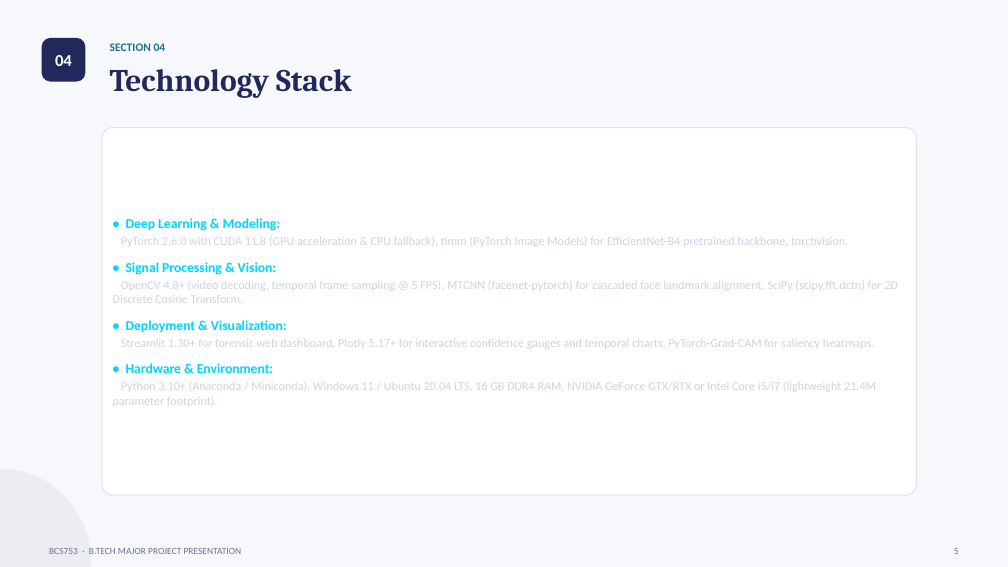
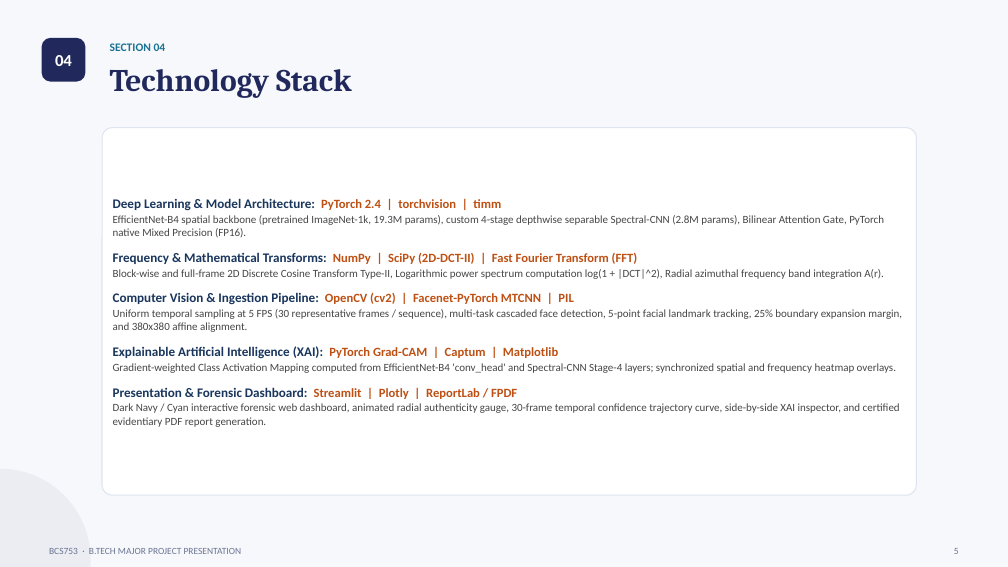
Before and after one commit to DevRanaKaila/DeepGuard-AI, a slide deck: slide 5 of BCS753_Major_Project_Presentation_FINAL.pptx. Drawn at 1008x567 pixels with LibreOffice and Linux fonts; fonts in the diff are those of the drawing. Boxes give left, top, right and bottom in pixels: in the first picture for what was removed or moved away, otherwise in the second. Text is boxed around its words. In the diff, an @@ line names an element or a change of style, - is before the commit and + after.

```diff
--- a/BCS753_Major_Project_Presentation_FINAL.pptx
+++ b/BCS753_Major_Project_Presentation_FINAL.pptx
@@ text in rounded rectangle at (113,198,902,427): text changed; size 11.5 to 10.5 pt; text colour #CBD5E1 to #464646 @@
-• Deep Learning & Modeling:
-PyTorch 2.6.0 with CUDA 11.8 (GPU acceleration & CPU fallback), timm (PyTorch Image Models) for EfficientNet-B4 pretrained backbone, torchvision.
-• Signal Processing & Vision:
-OpenCV 4.8+ (video decoding, temporal frame sampling @ 5 FPS), MTCNN (facenet-pytorch) for cascaded face landmark alignment, SciPy (scipy.fft.dctn) for 2D Discrete Cosine Transform.
-• Deployment & Visualization:
-Streamlit 1.30+ for forensic web dashboard, Plotly 5.17+ for interactive confidence gauges and temporal charts, PyTorch-Grad-CAM for saliency heatmaps.
-• Hardware & Environment:
-Python 3.10+ (Anaconda / Miniconda), Windows 11 / Ubuntu 20.04 LTS, 16 GB DDR4 RAM, NVIDIA GeForce GTX/RTX or Intel Core i5/i7 (lightweight 21.4M parameter footprint).
+Deep Learning & Model Architecture: PyTorch 2.4 | torchvision | timm
+EfficientNet-B4 spatial backbone (pretrained ImageNet-1k, 19.3M params), custom 4-stage depthwise separable Spectral-CNN (2.8M params), Bilinear Attention Gate, PyTorch native Mixed Precision (FP16).
+Frequency & Mathematical Transforms: NumPy | SciPy (2D-DCT-II) | Fast Fourier Transform (FFT)
+Block-wise and full-frame 2D Discrete Cosine Transform Type-II, Logarithmic power spectrum computation log(1 + |DCT|^2), Radial azimuthal frequency band integration A(r).
+Computer Vision & Ingestion Pipeline: OpenCV (cv2) | Facenet-PyTorch MTCNN | PIL
+Uniform temporal sampling at 5 FPS (30 representative frames / sequence), multi-task cascaded face detection, 5-point facial landmark tracking, 25% boundary expansion margin, and 380x380 affine alignment.
+Explainable Artificial Intelligence (XAI): PyTorch Grad-CAM | Captum | Matplotlib
+Gradient-weighted Class Activation Mapping computed from EfficientNet-B4 'conv_head' and Spectral-CNN Stage-4 layers; synchronized spatial and frequency heatmap overlays.
+Presentation & Forensic Dashboard: Streamlit | Plotly | ReportLab / FPDF
+Dark Navy / Cyan interactive forensic web dashboard, animated radial authenticity gauge, 30-frame temporal confidence trajectory curve, side-by-side XAI inspector, and certified evidentiary PDF report generation.
```
Also in this commit, not shown: 7 other slides changed, 32 other files.
